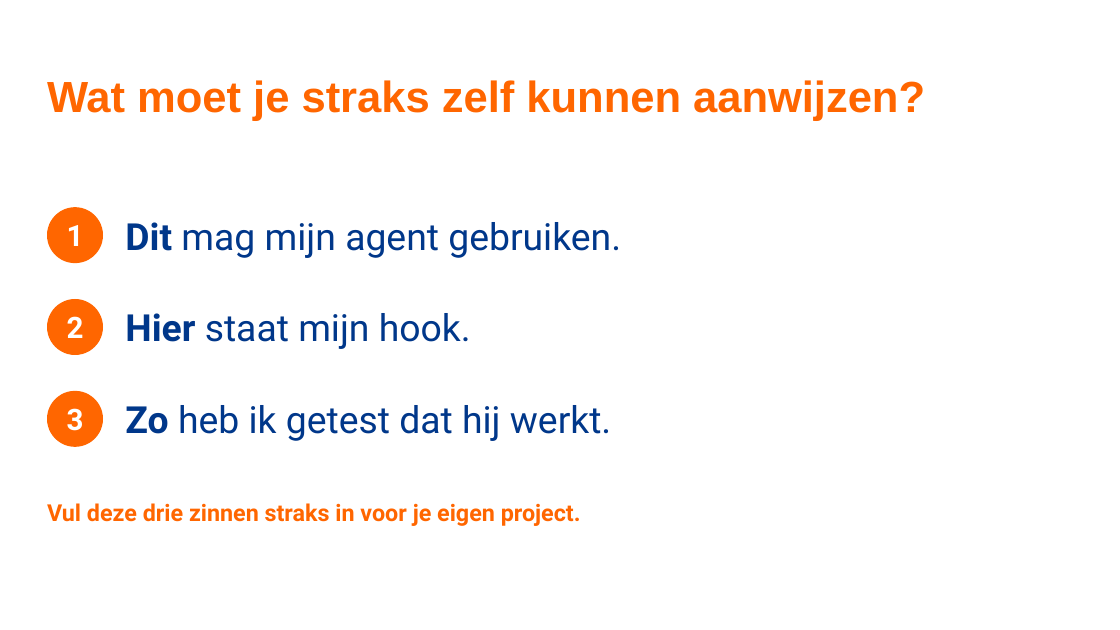
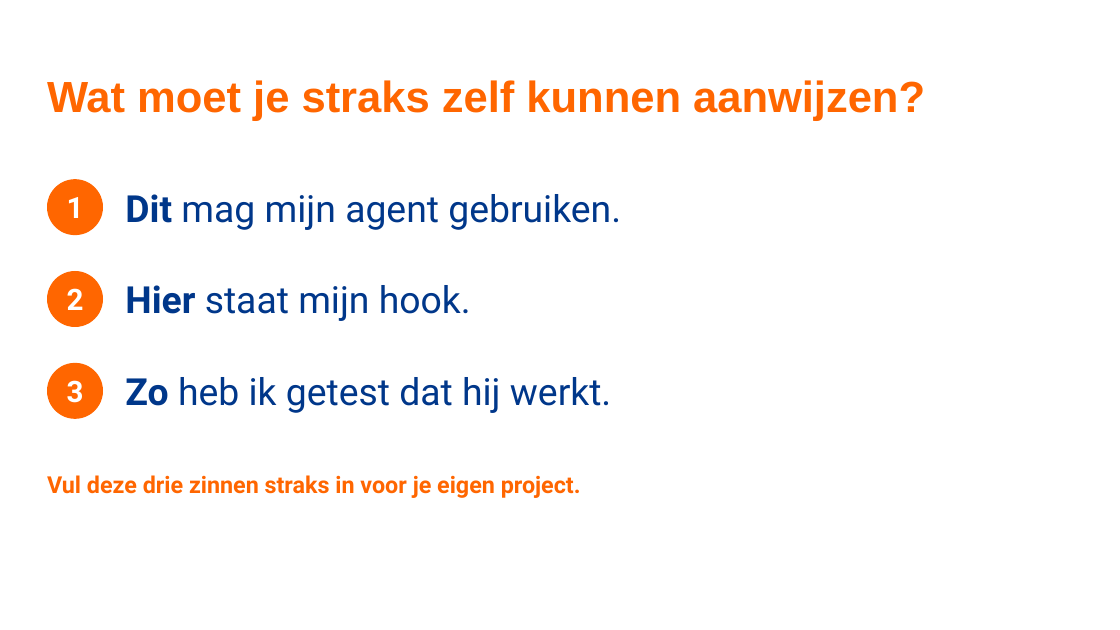
Before and after one commit to TeamNLSportScienceCentre/teamnl-agentic-engineering, a slide deck: slide 9 of naslagwerk/naslagwerk-agentic-engineering.pptx. Drawn at 1120x630 pixels with LibreOffice and Linux fonts; fonts in the diff are those of the drawing; background and template pictures are left out. Boxes give left, top, right and bottom in pixels: in the first picture for what was removed or moved away, otherwise in the second. Text is boxed around its words. In the diff, an @@ line names an element or a change of style, - is before the commit and + after.

```diff
--- a/naslagwerk/naslagwerk-agentic-engineering.pptx
+++ b/naslagwerk/naslagwerk-agentic-engineering.pptx
@@ 4 texts, 3 ellipses: place and size @@
-4 texts, 3 ellipses at [47, 207, 621, 526]
+4 texts, 3 ellipses at [47, 179, 621, 498]
```
Also in this commit, not shown: 7 other slides changed, 4 other files.
